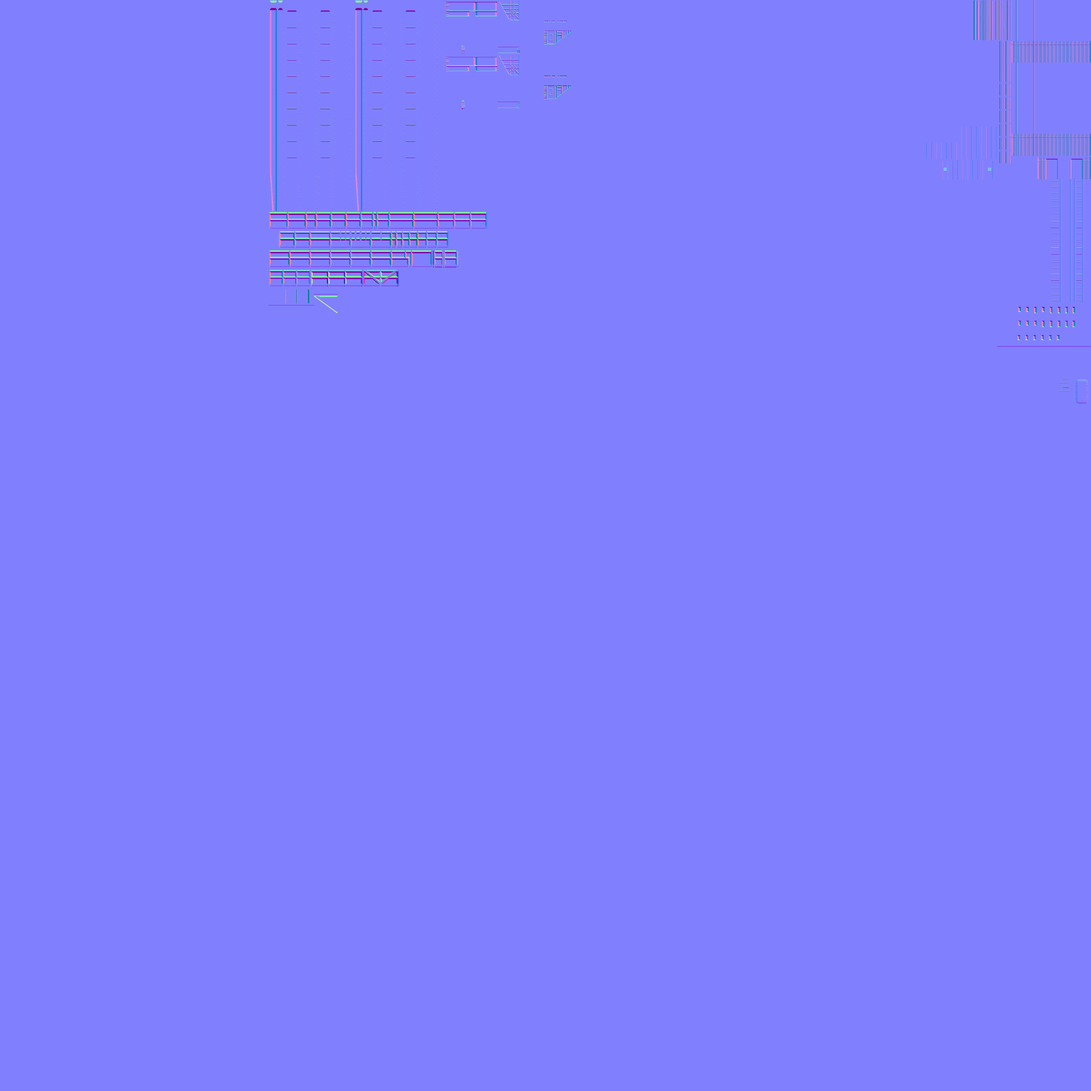
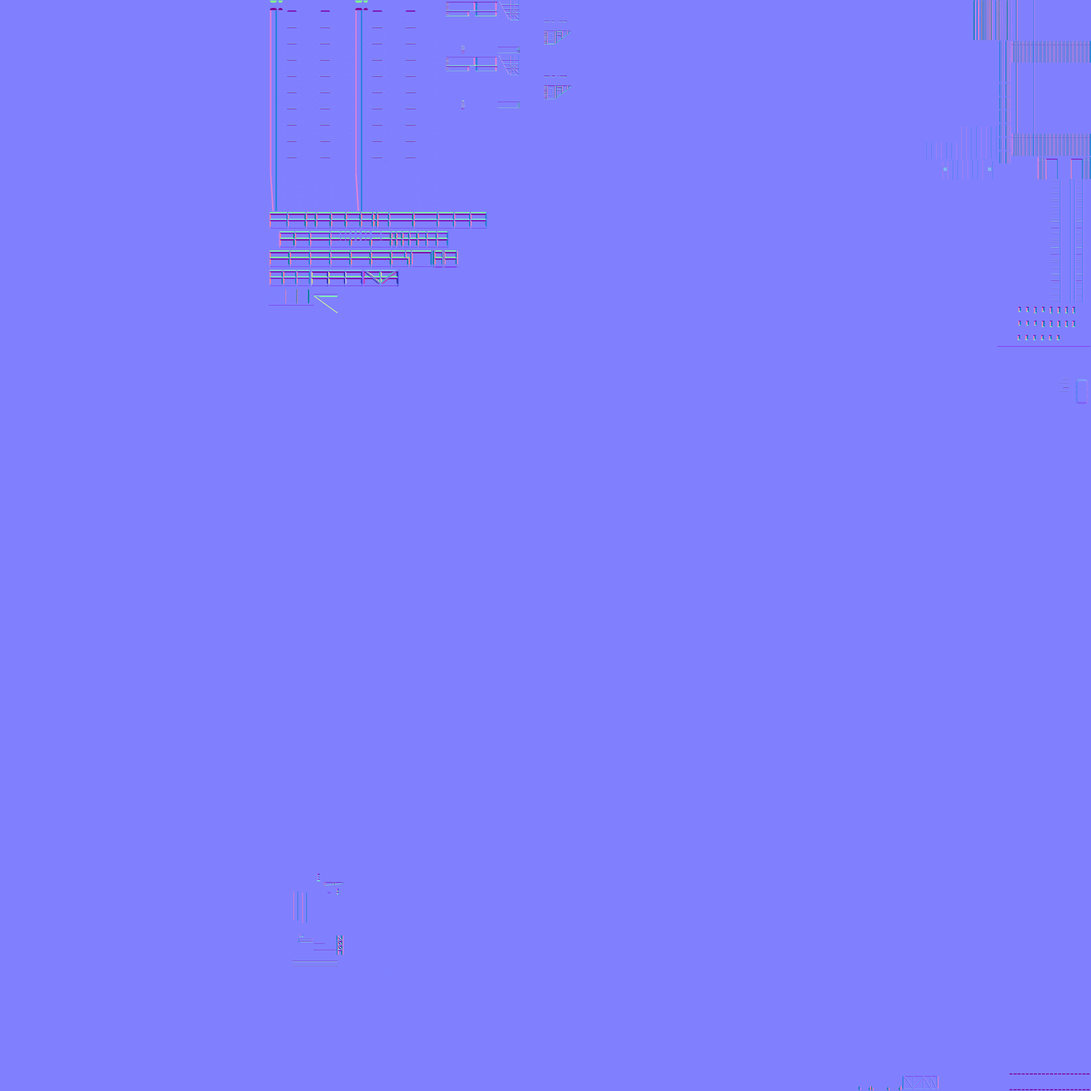
Layers edited between the first and the second 1091px x 1091px image:
painted on "bake_4096.png" over 292, 874, 1091, 1091
